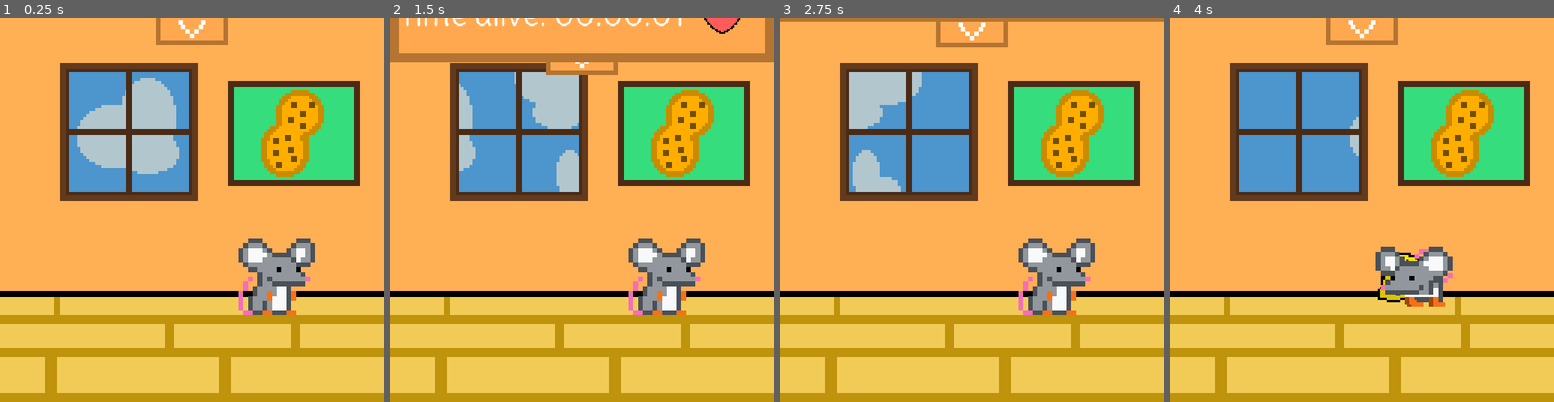
Above: before the commit, frames 1-4 (left to right).
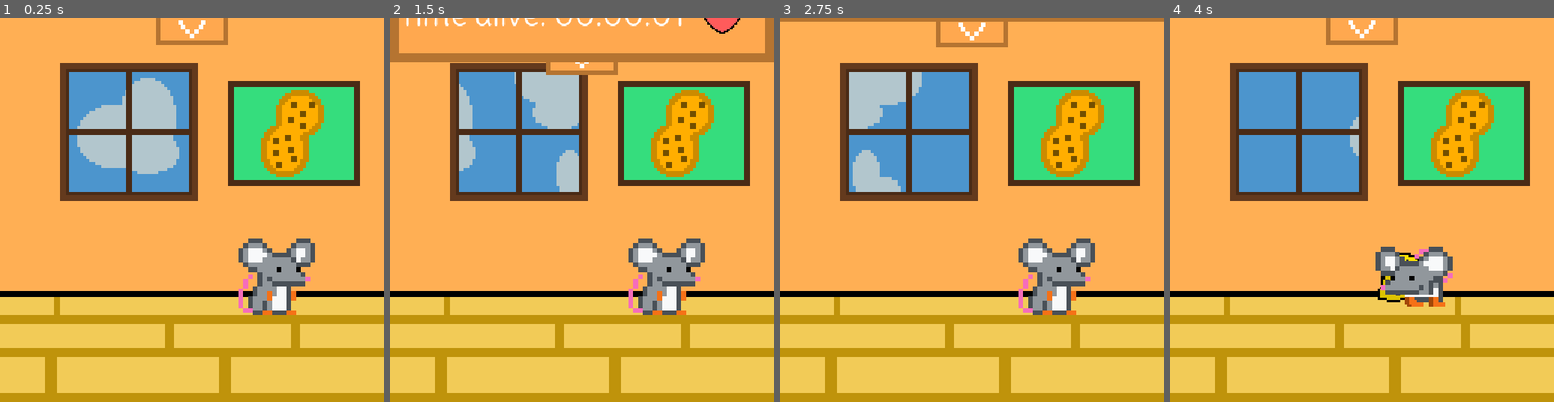
Above: after the commit, the same moments.

Repository: j4y-boi/Pip-the-Mouse-Godot
Game: Godot game, scene res://scenes/game.tscn
Same seed, same stepped clock (60 frames per second), same inputs: the game is played once before the commit and once after it. This scene is started directly instead of the project's main scene. Sound files missing from this copy of the repository are replaced by a short silence.
Inputs (mouse positions are in pixels of both pictures, inside the frame that each line leads up to):
- Up to frame 1 (0.25 s): no input
- Up to frame 2 (1.5 s): tap Enter at 0.5 s; move the mouse to (582, 33) at 0.52 s; hold Right (right) 0.53-1.28 s; click (582, 33) at 0.67 s; move the mouse to (505, 229) at 1.27 s; hold Down (down) from 1.28 s (still down); click (505, 229) at 1.42 s
- Up to frame 3 (2.75 s): move the mouse to (1010, 125) at 2.02 s; release Down (down) at 2.03 s; hold Right (right) from 2.03 s (still down); click (1010, 125) at 2.17 s
- Up to frame 4 (4 s): move the mouse to (1342, 286) at 2.77 s; release Right (right) at 2.78 s; hold Up (up) 2.78-3.53 s; click (1342, 286) at 2.92 s; move the mouse to (1477, 267) at 3.52 s; hold Left (left) from 3.53 s (still down); click (1477, 267) at 3.67 s

The runs differ from the first frame. In frame 1, less than 0.1% of the frame differs, in the area x 62-66%, y 66-78%; in frame 2, less than 0.1%; in frame 3, less than 0.1%; in frame 4, nothing differs.

Commit message:
random fixes

Diff:
--- a/scenes/game.tscn
+++ b/scenes/game.tscn
@@ -344,7 +344,7 @@
 sprite_frames = SubResource("SpriteFrames_bj30b")
 animation = &"idle"
 autoplay = "idle"
-frame_progress = 0.230781
+frame_progress = 0.892989
 
 [node name="foodAuthority" type="Node2D" parent="."]
 script = ExtResource("16_5newe")
--- a/scenes/menu.tscn
+++ b/scenes/menu.tscn
@@ -249,3 +249,4 @@
 [connection signal="pressed" from="button/settings" to="." method="_on_settings_pressed"]
 [connection signal="pressed" from="button/quit" to="." method="_on_quit_pressed"]
 [connection signal="pressed" from="Settings/back" to="." method="_on_back_pressed"]
+[connection signal="gui_input" from="Label" to="." method="_on_label_gui_input"]
--- a/scripts/menu.gd
+++ b/scripts/menu.gd
@@ -51,3 +51,7 @@
 func _on_back_pressed() -> void:
 	defaultButtons.visible = true
 	settingsMenu.visible = false
+
+#func _on_label_gui_input(event: InputEvent) -> void:
+	#if event is InputEventMouseButton and event.button_index == MOUSE_BUTTON_LEFT and event.is_pressed():
+		#OS.shell_open("https://j4y-boi.itch.io/")
--- a/scripts/mouse.gd
+++ b/scripts/mouse.gd
@@ -132,8 +132,9 @@
 		emit_signal("ateFood", currentFood)
 		feedTimeLeft += nutritionalValue
 		currentFood = ""
-		returnToIdle()
-		eventTimer.start()
+		if len(food_authority.foods) == 0:
+			returnToIdle()
+			eventTimer.start()
 
 	if (feedTimeLeft <= -10 or feedTimeLeft >= 1000) and not dead:
 		isWalking = false
--- a/scripts/topGUI.gd
+++ b/scripts/topGUI.gd
@@ -107,7 +107,7 @@
 		if intgametime == lasttime+5 and talkstage == 1:
 			talkstage+=1
 			if doesreturn:
-				random_sentence(["Why'd you reload?","Did you reload?","Restarted the game, huh?"])
+				random_sentence(["Why'd you reload?","Did you reload the game?","Restarted the game, huh?"])
 			elif mouse.feedTimeLeft <= 0:
 				random_sentence(["He starved...","He ate too little...","Did you give him food?"])
 			elif mouse.feedTimeLeft >= 600:
